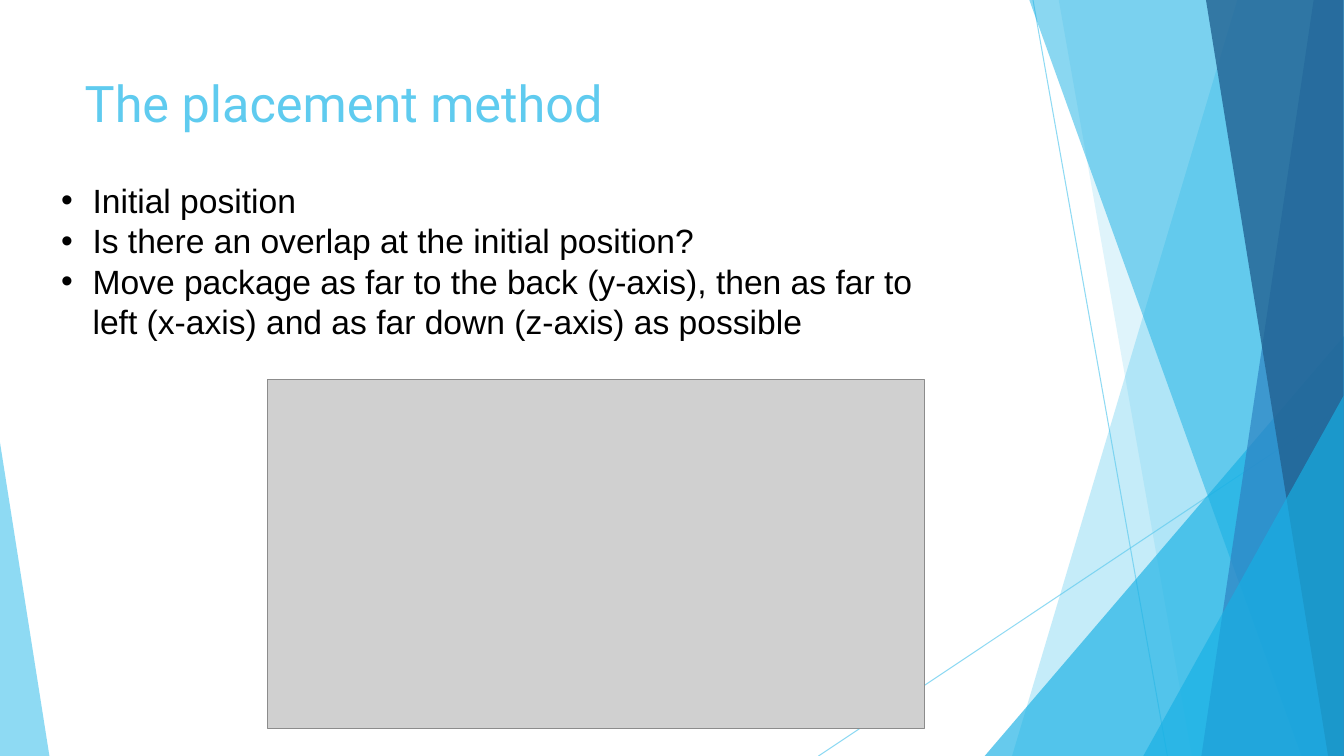
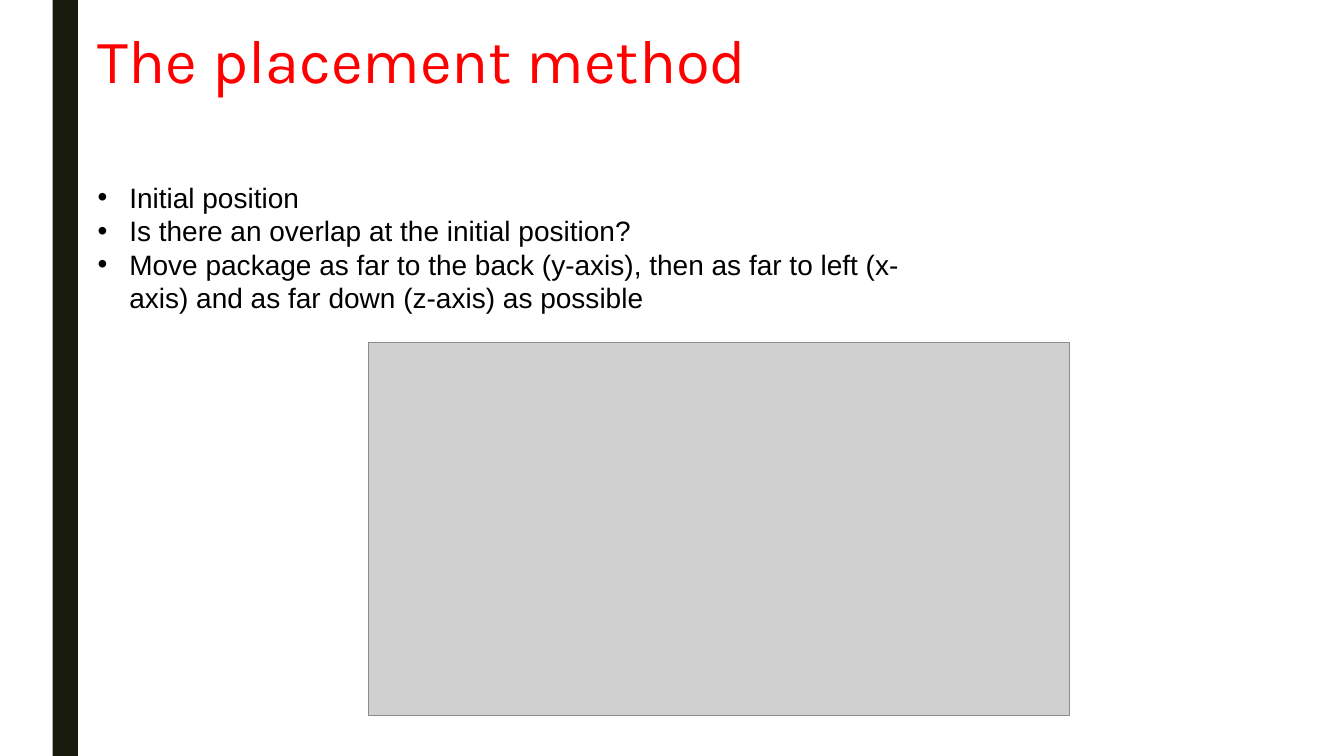
Before and after one commit to swengeler/PP3, a slide deck: slide 8 of Report, presentation and related stuff/Knapsack_problem.pptx (slide 5 before the commit). Drawn at 1344x756 pixels with LibreOffice and Linux fonts; fonts in the diff are those of the drawing; grey boxes stand for pictures. Boxes give left, top, right and bottom in pixels: in the first picture for what was removed or moved away, otherwise in the second. Text is boxed around its words. In the diff, an @@ line names an element or a change of style, - is before the commit and + after.

```diff
--- a/Report, presentation and related stuff/Knapsack_problem.pptx
+++ b/Report, presentation and related stuff/Knapsack_problem.pptx
@@ rectangle added at (x1=52, y1=0, x2=78, y2=756), fill #191B0E @@
@@ title "The placement method" moved from (x1=85, y1=84, x2=602, y2=132) to (x1=98, y1=41, x2=747, y2=98) @@
@@ title "The placement method" at (x1=98, y1=41, x2=747, y2=98): size 36 to 44 pt, font Roboto to Karla, text colour #5FCBEF to #FF0000; line spacing 1 to 0.89 @@
@@ text "Initial position" moved from (x1=93, y1=188, x2=912, y2=341) to (x1=129, y1=187, x2=899, y2=314) @@
@@ text "Initial position" at (x1=129, y1=187, x2=899, y2=314): size 24 to 20 pt @@
@@ picture resized from (x1=268, y1=380, x2=925, y2=730) to (x1=368, y1=343, x2=1069, y2=716) @@
@@ group removed at (x1=0, y1=0, x2=1344, y2=756): 5 freeform shapes, 3 triangles, 2 lines @@
```
Also in this commit, not shown: 15 other slides changed, 9 slides added, 1 slide removed.
